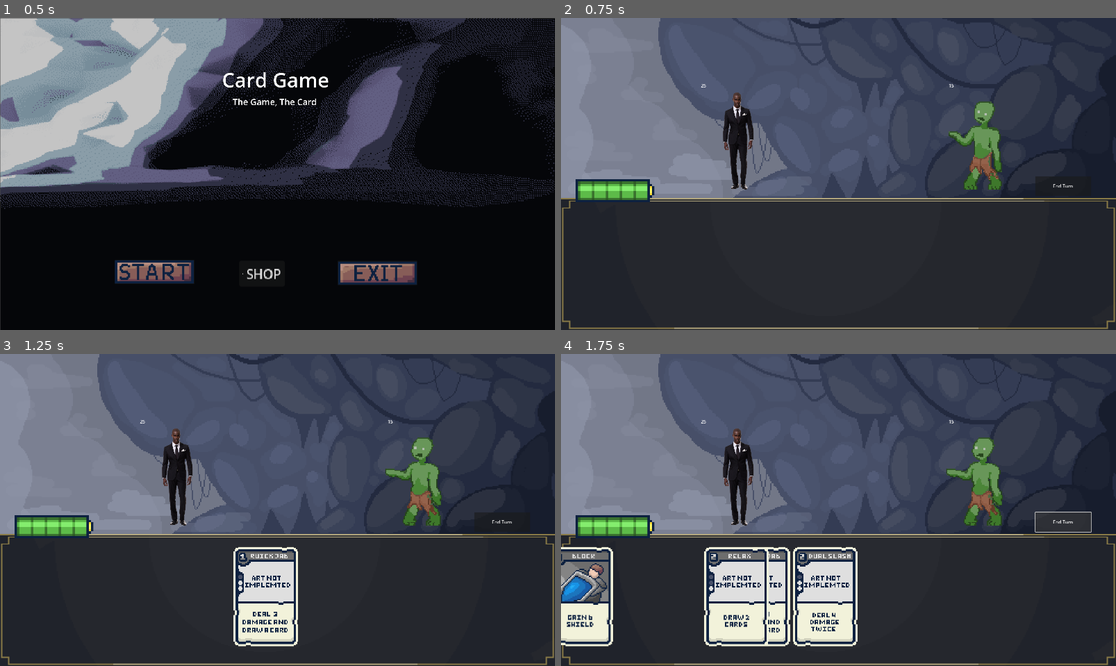
Above: before the commit, frames 1-4 (two rows, left to right).
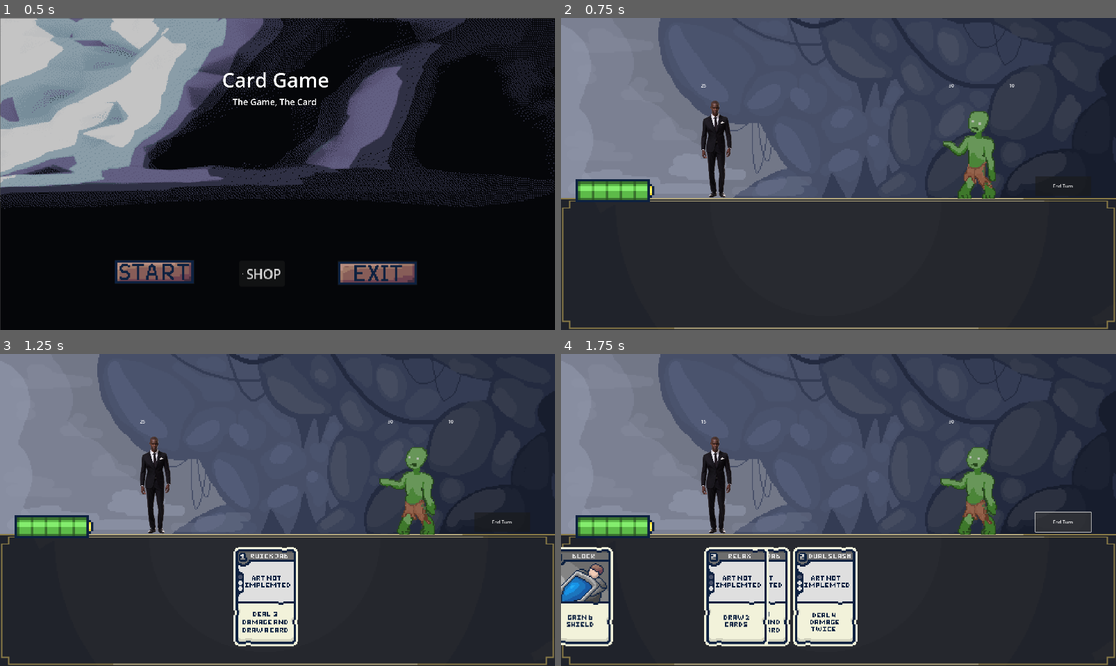
Above: after the commit, the same moments.

Repository: Fredeblok0912/Card_game
Game: Godot game, scene res://menu.tscn
The game is run twice, just before and just after one commit, with the same random seed, the same clock (stepped at 60 frames per second) and the same inputs.
Inputs (mouse positions are in pixels of both pictures, inside the frame that each line leads up to):
- Up to frame 1 (0.5 s): no input
- Up to frame 2 (0.75 s): click (716, 270) at 0.5 s
- Up to frame 3 (1.25 s): no input
- Up to frame 4 (1.75 s): click "End Turn" at 1.25 s

Frame 1 is identical in both runs. In frame 2, 3.4% of the frame differs, in the area x 25-82%, y 21-58%; in frame 3, 3.5%; in frame 4, 3.5%.

Commit message:
enemy works?

Diff:
--- a/Enemycode.gd
+++ b/Enemycode.gd
@@ -1,11 +1,12 @@
 extends Node2D
 
-var difficulty_mod = 1
+var difficulty_mod = 2
 var loaded_enemy = 0
 
 var enemy_health = 1
 var enemy_max_health = 1
-var enemy_shield = 0
+var enemy_shield = 10
+var chosen_move
 
 var enemy_database = {
 	000: {
@@ -30,7 +31,7 @@
 func load_enemy():
 	loaded_enemy = randi_range(0,1)
 	EnemySprites.set_sprite(loaded_enemy)
-	enemy_max_health = (enemy_database[loaded_enemy]["health"])*difficulty_mod
+	enemy_max_health = ceil((enemy_database[loaded_enemy]["health"])*difficulty_mod)
 	enemy_health = enemy_max_health
 
 func enemy_take_damage(amount):
@@ -41,6 +42,7 @@
 			enemy_health = enemy_health -1
 	if not enemy_health > 0:
 		Gamecode.enter_shop()
+		Scale_difficulty()
 
 func enemy_gain_shield(amount):
 	enemy_shield = enemy_shield + amount
@@ -51,12 +53,19 @@
 			enemy_health = enemy_health +1
 
 func prepare_action():
-	var chosen_move = randi_range(0,3)
-	var What_move_is_the_enemy_gonna_do = enemy_database[loaded_enemy]["moves"][chosen_move]
-	print(What_move_is_the_enemy_gonna_do)
+	chosen_move = randi_range(0,3)
+	enemy_database[loaded_enemy]["moves"][chosen_move]
+	print(enemy_database[loaded_enemy]["moves"][chosen_move])
+	#display the prepared action to the player using Enemy_intent_display
 
 func action():
-	pass
+	if enemy_database[loaded_enemy]["moves"][chosen_move]["damage"] != 0:
+		player.take_damage((enemy_database[loaded_enemy]["moves"][chosen_move]["damage"])*difficulty_mod)
+	if enemy_database[loaded_enemy]["moves"][chosen_move]["shield"] != 0:
+		enemy_gain_shield((enemy_database[loaded_enemy]["moves"][chosen_move]["shield"])*difficulty_mod)
+	if enemy_database[loaded_enemy]["moves"][chosen_move]["healing"] != 0:
+		enemy_regain_health((enemy_database[loaded_enemy]["moves"][chosen_move]["healing"])*difficulty_mod)
 
-func enemy_damage(action_value):
-	pass
+func Scale_difficulty():
+	difficulty_mod = difficulty_mod * 1.1 as float
+	print("current difficulty mod is ",difficulty_mod)
--- a/Player_health_text.gd
+++ b/Player_health_text.gd
@@ -3,4 +3,3 @@
 
 func _process(delta: float) -> void:
 	set_text(str(player.player_health))
-	print(player.player_health)
--- a/game.gd
+++ b/game.gd
@@ -4,22 +4,10 @@
 	end_turn()
 
 func end_turn():
+	Enemycode.enemy_shield = 0
 	Enemycode.action()
-
-
-
-
-
-
-
-
-
-
-
-	#Start of players next turn, reset energy and draw new cards
 
 	Gamecode.draw_cards(2)
 	Gamecode.current_energy = 5
 	player.player_shield = 0
-	Enemycode.enemy_shield = 0
 	Enemycode.prepare_action()
--- a/game.tscn
+++ b/game.tscn
@@ -223,7 +223,7 @@
 
 [node name="Sprite2D" type="Sprite2D" parent="Characters/Player"]
 z_index = -1
-position = Vector2(227, -112)
+position = Vector2(151, -84)
 scale = Vector2(0.5, 0.5)
 texture = ExtResource("5_hve3p")
 
@@ -247,7 +247,7 @@
 script = ExtResource("6_rvswv")
 
 [node name="Enemy_sprites" type="AnimatedSprite2D" parent="Characters/Enemy"]
-position = Vector2(1061, -107)
+position = Vector2(1041, -74)
 scale = Vector2(4, 4)
 sprite_frames = SubResource("SpriteFrames_f1jbl")
 animation = &"Zombie"
@@ -268,6 +268,26 @@
 offset_bottom = -265.0
 script = ExtResource("23_f1jbl")
 metadata/_edit_use_anchors_ = true
+
+[node name="Enemy_intent_display" type="Node2D" parent="Characters/Enemy"]
+
+[node name="Enemy Attack Text" type="RichTextLabel" parent="Characters/Enemy/Enemy_intent_display"]
+offset_right = 40.0
+offset_bottom = 40.0
+
+[node name="Enemy Attack Symbol" type="Sprite2D" parent="Characters/Enemy/Enemy_intent_display"]
+
+[node name="Enemy Sheild Text" type="RichTextLabel" parent="Characters/Enemy/Enemy_intent_display"]
+offset_right = 40.0
+offset_bottom = 40.0
+
+[node name="Enemy Shield Symbol" type="Sprite2D" parent="Characters/Enemy/Enemy_intent_display"]
+
+[node name="Enemy Heal Text" type="RichTextLabel" parent="Characters/Enemy/Enemy_intent_display"]
+offset_right = 40.0
+offset_bottom = 40.0
+
+[node name="Enemy Heal Symbol" type="Sprite2D" parent="Characters/Enemy/Enemy_intent_display"]
 
 [node name="Button" type="Button" parent="."]
 offset_left = 1257.0
